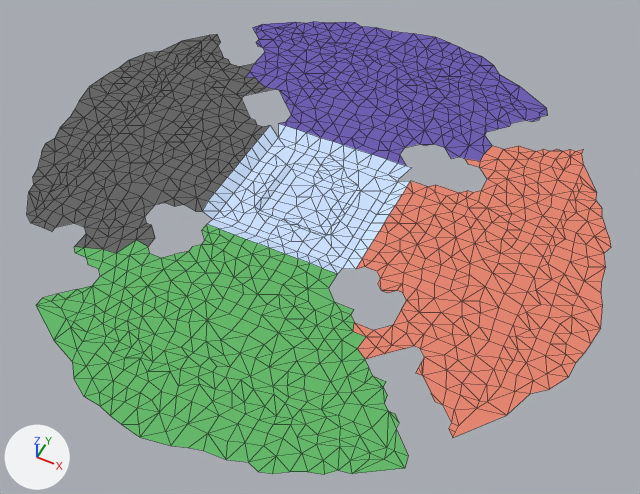
Two versions of the Blender file ProjectLuna/Assets/Models/terrain/ground/new_world_floor_cuts.blend, one commit apart.
The view is the same before and after, from a camera (50 mm lens) standing at (12.9, -24.9, 28.3) and looking at (1.1, -1.3, -1.2). Every picture has the same lights, and +X, +Y and +Z are marked at lower left. Mesh edges are drawn as thin lines.

Script lines for the objects in view, before the commit:
```python
me_grid = bpy.data.meshes.new('Grid')
me_grid.from_pydata(...)  # 1431 vertices, 2316 faces; spans x -1.34..1.34, y -1.35..1.36, z -0.04..0.01
# faces by material slot: [522, 482, 531, 265, 516]
me_grid.materials.append(mat_material_002)  # green #67bb6c
me_grid.materials.append(mat_material_003)  # red #e78873
me_grid.materials.append(mat_material_004)  # blue #7161b4
me_grid.materials.append(mat_material_005)  # blue #cee3ff
me_grid.materials.append(mat_material_006)  # dark grey #696969
ob_grid = bpy.data.objects.new('Grid', me_grid)
ob_grid.location = (0.0, 0.0, 0.39)
ob_grid.scale = (10.0, 10.0, 10.0)
```
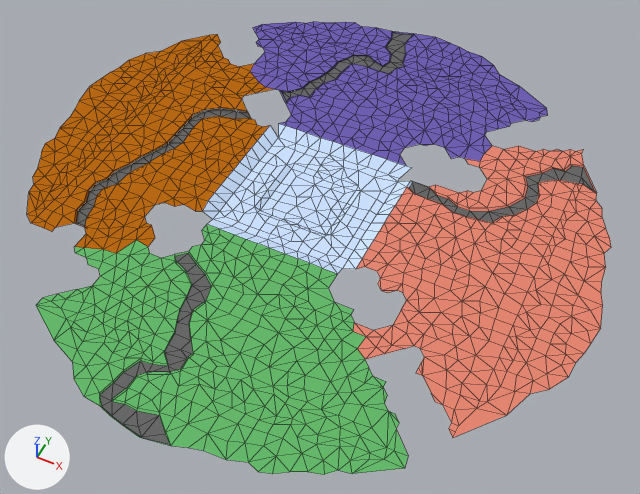
The change in detail:
Material 'Material.001' (mat_material_001) is new.
Its base color is (1.0, 1.0, 1.0) (white #ffffff).
Material 'Material' (mat_material) is new.
Its base color is (0.497, 0.146, 0.00755) (orange #bb6b15).
me_grid is used by ob_grid; location (0.0, 0.0, 0.39); scale (10.0, 10.0, 10.0).
me_grid had 1431 vertices, 2316 faces and spanned x -1.34..1.34, y -1.35..1.36, z -0.04..0.01.
me_grid now has 1584 vertices, 2468 faces and spans x -1.34..1.34, y -1.35..1.36, z -0.04..0.01.
Part 1, on me_grid:
10 vertices are removed from x -0.56..1.03, y -1.31..1.15, z 0.01.
149 faces are deleted.
163 vertices are added at x -0.91..1.13, y -1.35..1.33, z -0.02..0.01.
41 new faces join them, mat_material_002 (green #67bb6c).
37 new faces join them, mat_material_004 (blue #7161b4).
43 new faces join them, mat_material (orange #bb6b15).
38 new faces join them, mat_material_003 (red #e78873).
1 new face joins them, mat_material_005 (blue #cee3ff).
1 new face joins them, mat_material_001 (white #ffffff).
140 new faces join them, mat_material_006 (dark grey #696969).
me_grid part 2: 479 faces spanning x -1.34..-0.38, y -0.72..0.86, z 0.01 switch from mat_material_006 (dark grey #696969) to mat_material (orange #bb6b15).
me_grid now uses material mat_material_001 (white #ffffff).

Boxes [x1, y1, x2, y2] around the edits, measured in the pictures (640 x 494 px):
part 1 of me_grid, built on: [74, 31, 596, 446] in both
part 2 of me_grid, recoloured (grey to orange): [27, 34, 273, 253] in both
